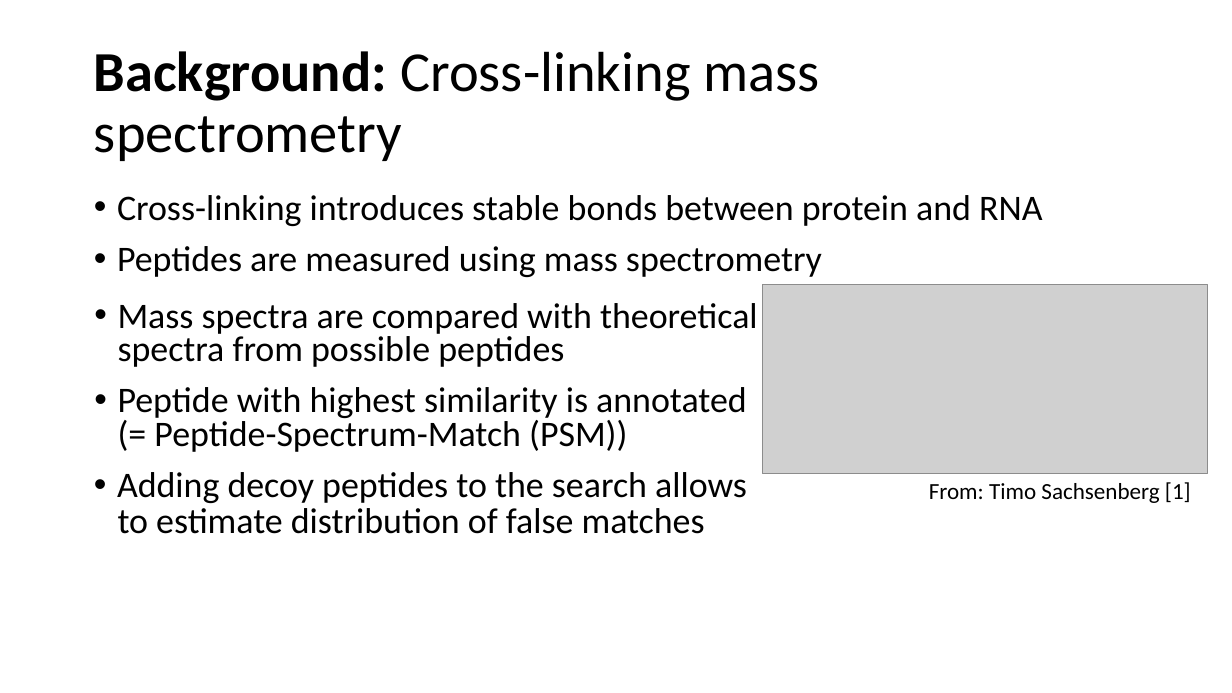
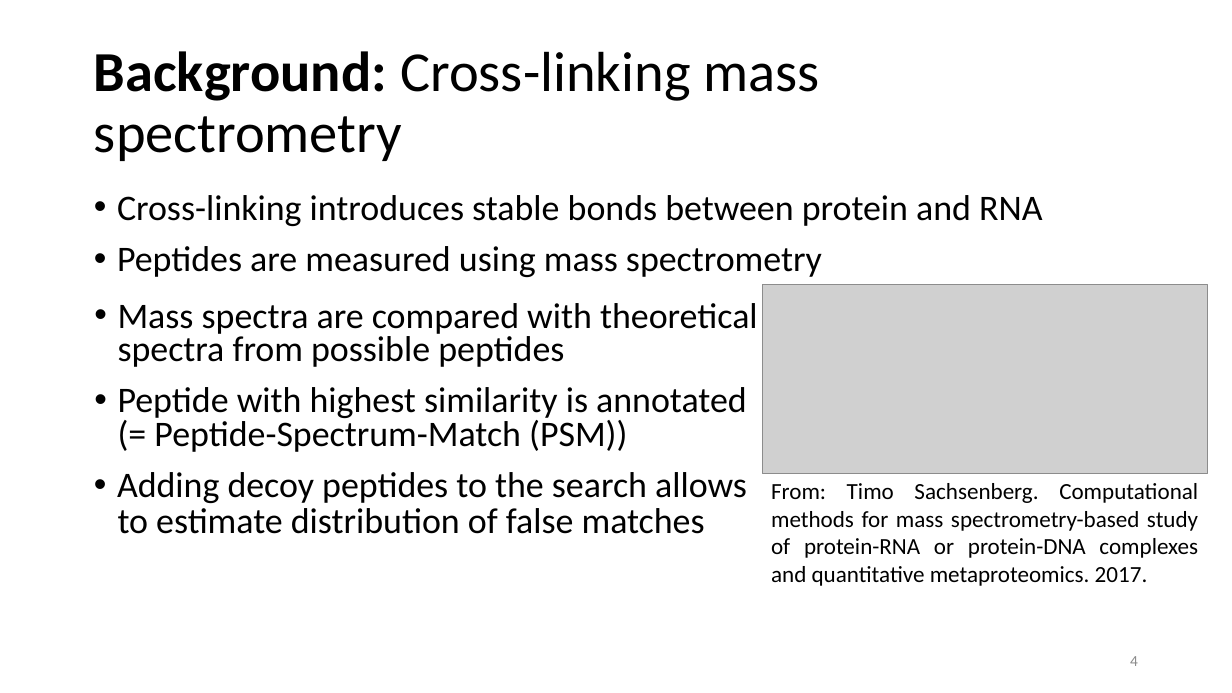
Before and after one commit to emilpaulitz/Bachelor-Thesis, a slide deck: slide 4 of doc/presentation_v2.pptx. Drawn at 1232x693 pixels with LibreOffice and Linux fonts; fonts in the diff are those of the drawing; grey boxes stand for pictures. Boxes give left, top, right and bottom in pixels: in the first picture for what was removed or moved away, otherwise in the second. Text is boxed around its words. In the diff, an @@ line names an element or a change of style, - is before the commit and + after.

```diff
--- a/doc/presentation_v2.pptx
+++ b/doc/presentation_v2.pptx
@@ text at [771,483,1198,586]: text changed @@
-From: Timo Sachsenberg [1]
+From: Timo Sachsenberg. Computational methods for mass spectrometry-based study of protein-RNA or protein-DNA complexes and quantitative metaproteomics. 2017.
@@ page number added at [1130,656,1138,666], 12 pt, text #8C8C8C @@
+4
```
Also in this commit, not shown: 14 other slides changed, 2 slides added, 2 slides removed, 7 other files.
